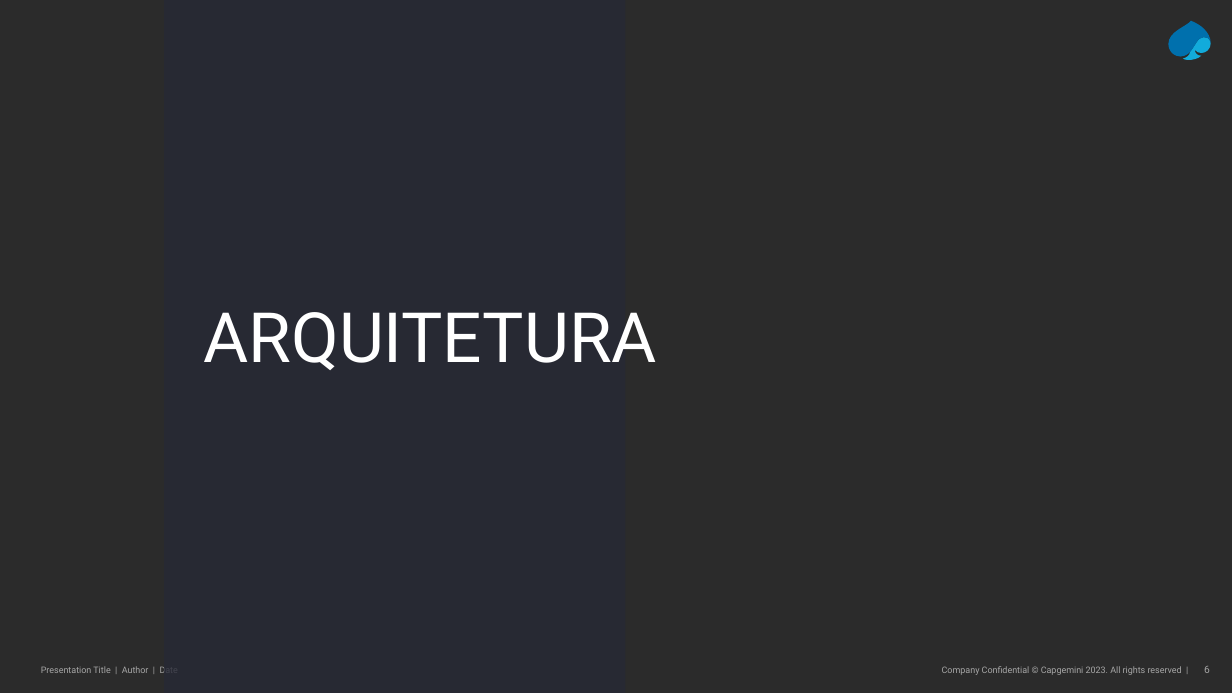
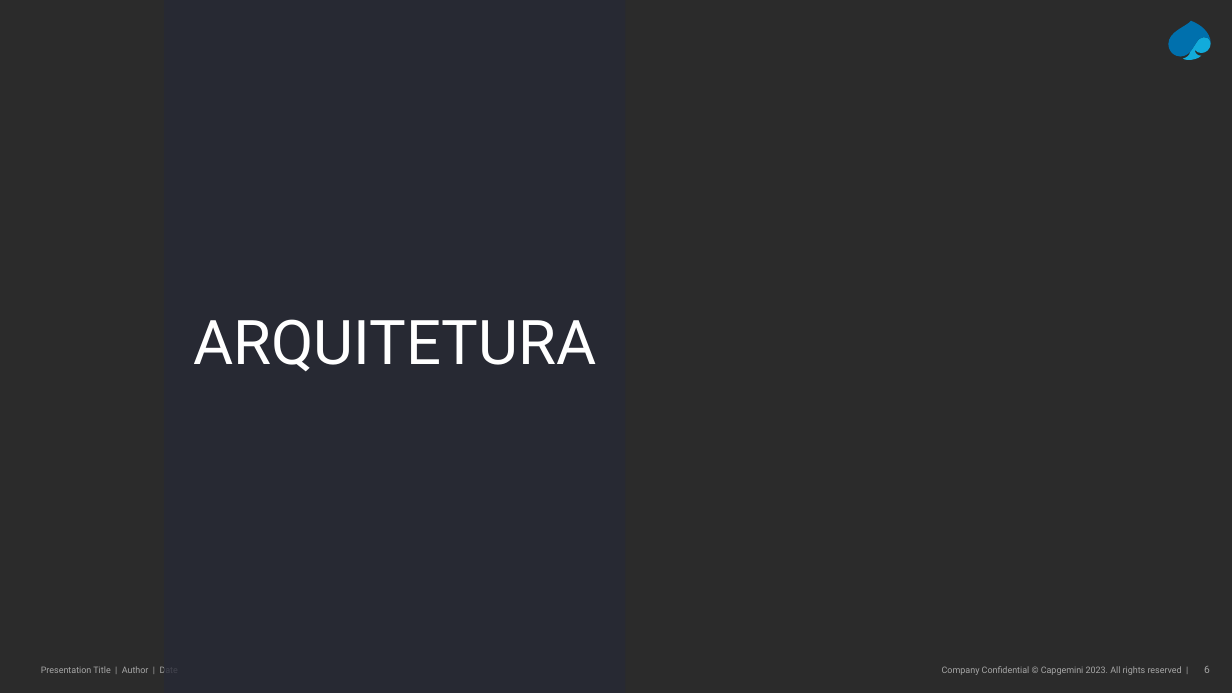
Before and after one commit to Pedro-MPC/1stproject, a slide deck: slide 6 of Apresentação e-commerce.pptx. Drawn at 1232x693 pixels with LibreOffice and Linux fonts; fonts in the diff are those of the drawing; background and template pictures are left out; a plain dark background stands for a picture behind light text. Boxes give left, top, right and bottom in pixels: in the first picture for what was removed or moved away, otherwise in the second. Text is boxed around its words. In the diff, an @@ line names an element or a change of style, - is before the commit and + after.

```diff
--- a/Apresentação e-commerce.pptx
+++ b/Apresentação e-commerce.pptx
@@ title "ARQUITETURA" moved from (x1=204, y1=312, x2=657, y2=370) to (x1=194, y1=319, x2=597, y2=371) @@
@@ title "ARQUITETURA" at (x1=194, y1=319, x2=597, y2=371): size 54 to 48 pt; alignment left to centre @@
```
Also in this commit, not shown: 6 other slides changed, 1 slide added, 15 slides removed.
